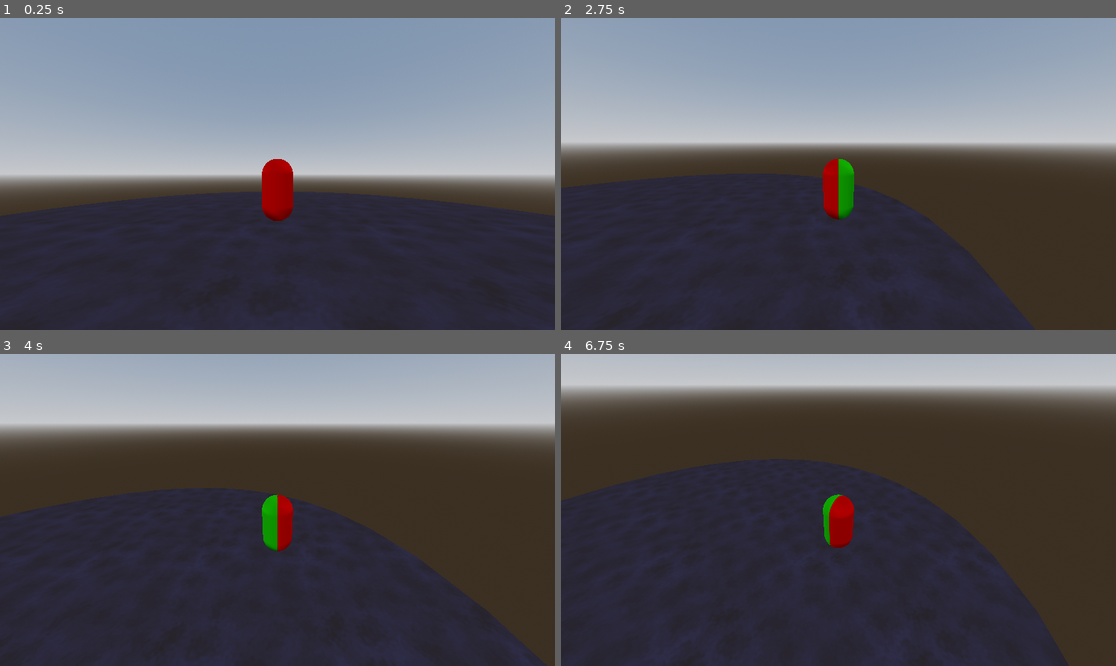
Above: before the commit, frames 1-4 (two rows, left to right).
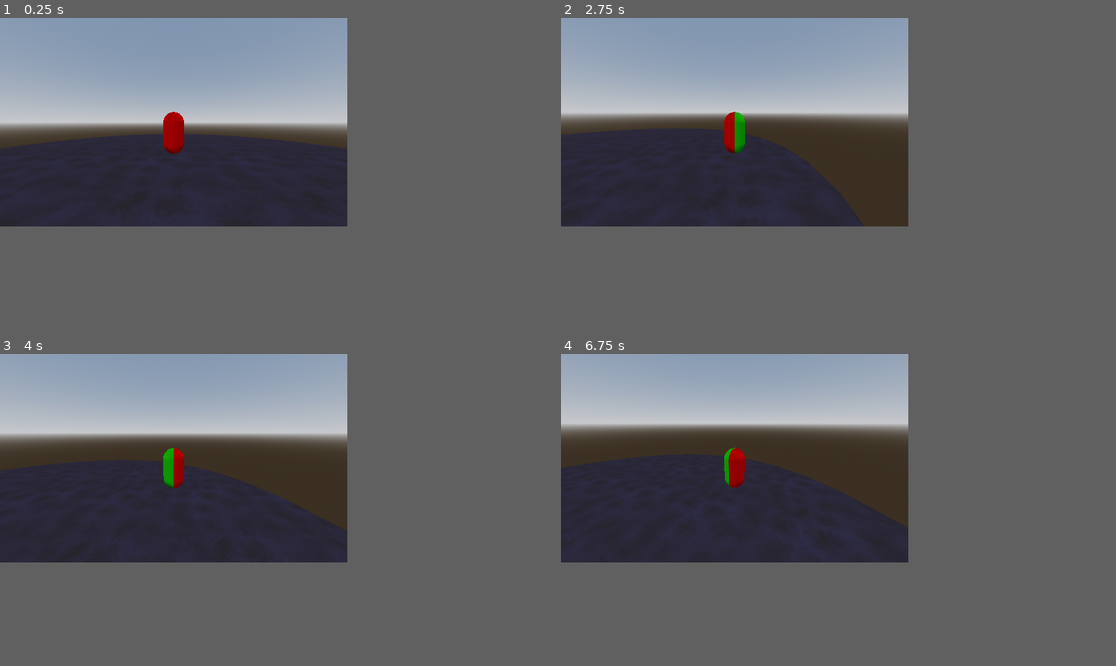
Above: after the commit, the same moments.

Repository: lroberge/permanent-maintenance
Game: Godot game, scene res://arena test.tscn
The game is run twice, just before and just after one commit, with the same random seed, the same clock (stepped at 60 frames per second) and the same inputs.
Inputs (mouse positions are in pixels of both pictures, inside the frame that each line leads up to):
- Up to frame 1 (0.25 s): no input
- Up to frame 2 (2.75 s): tap Enter (ui_accept) at 0.5, 0.77, 2 s; move the mouse to (960, 158) at 0.52 s; hold D (player_right) 0.53-1.25 s; hold Right mouse button (camera_grab) 0.53-1.25 s; click (960, 158) at 0.67 s; drag from (727, 189) to (810, 236) at 1.27 s; move the mouse to (894, 105) at 2.02 s; hold D (player_right) from 2.03 s (still down); hold Right mouse button (camera_grab) from 2.03 s (still down)
- Up to frame 3 (4 s): move the mouse to (271, 516) at 2.77 s; release D (player_right) at 2.78 s; release Right mouse button (camera_grab) at 2.78 s; hold W (player_fwd) 2.78-3.53 s; right-click (271, 516) at 2.85 s; click (271, 516) at 2.92 s; tap Enter (ui_accept) at 3.02, 3.77 s; move the mouse to (444, 556) at 3.52 s; hold A (player_left) from 3.53 s (still down); hold Right mouse button (camera_grab) from 3.53 s (still down)
- Up to frame 4 (6.75 s): move the mouse to (794, 506) at 4.27 s; release A (player_left) at 4.28 s; release Right mouse button (camera_grab) at 4.28 s; hold W (player_fwd) 4.28-5.03 s; right-click (794, 506) at 4.35 s; tap Enter (ui_accept) at 4.52, 6.5 s; move the mouse to (866, 510) at 5.02 s; hold S (player_back) 5.03-5.75 s; hold Right mouse button (camera_grab) 5.03-5.75 s; click (866, 510) at 5.17 s; drag from (755, 432) to (727, 525) at 5.77 s; move the mouse to (960, 494) at 6.52 s; hold W (player_fwd) from 6.53 s (still down); hold Right mouse button (camera_grab) from 6.53 s (still down)
In our replay, the window is 799x449 before the commit and 500x300 after it. These sizes can differ from the game's own. Grey fills any space a smaller window leaves; there, only what the larger window draws over its background counts as a difference.

The runs differ from the first frame. In frame 1, 41% of the frame differs, in the area x 0-100%, y 0-66%; in frame 2, 34%; in frame 3, 23%; in frame 4, 36%.

Commit message:
Test chat-style dialogue formatting
No character color handling implemented yet - it's still all in BBcode tags

Diff:
--- /dev/null
+++ b/ChatBox.tscn
@@ -0,0 +1,78 @@
+[gd_scene load_steps=2 format=3 uid="uid://caljshhui2rts"]
+
+[ext_resource type="Script" path="res://TestChat.gd" id="1_bspcm"]
+
+[node name="ChatBox" type="VBoxContainer"]
+anchors_preset = 15
+anchor_right = 1.0
+anchor_bottom = 1.0
+grow_horizontal = 2
+grow_vertical = 2
+
+[node name="Message List" type="MarginContainer" parent="."]
+layout_mode = 2
+size_flags_vertical = 3
+theme_override_constants/margin_left = 5
+theme_override_constants/margin_top = 5
+theme_override_constants/margin_right = 5
+theme_override_constants/margin_bottom = 5
+
+[node name="Background" type="PanelContainer" parent="Message List"]
+layout_mode = 2
+
+[node name="InnerMargin" type="MarginContainer" parent="Message List/Background"]
+layout_mode = 2
+theme_override_constants/margin_left = 5
+theme_override_constants/margin_top = 5
+theme_override_constants/margin_right = 5
+theme_override_constants/margin_bottom = 5
+script = ExtResource("1_bspcm")
+
+[node name="Scroll" type="ScrollContainer" parent="Message List/Background/InnerMargin"]
+visible = false
+layout_mode = 2
+size_flags_vertical = 3
+horizontal_scroll_mode = 3
+vertical_scroll_mode = 2
+
+[node name="MessagesInnerInnerMargin" type="MarginContainer" parent="Message List/Background/InnerMargin/Scroll"]
+layout_mode = 2
+size_flags_horizontal = 3
+size_flags_vertical = 3
+theme_override_constants/margin_right = 10
+
+[node name="MessagesContainer" type="VBoxContainer" parent="Message List/Background/InnerMargin/Scroll/MessagesInnerInnerMargin"]
+layout_mode = 2
+size_flags_horizontal = 3
+size_flags_vertical = 3
+
+[node name="ChatText" type="RichTextLabel" parent="Message List/Background/InnerMargin"]
+layout_mode = 2
+bbcode_enabled = true
+scroll_following = true
+autowrap_mode = 2
+shortcut_keys_enabled = false
+
+[node name="HBoxContainer" type="HBoxContainer" parent="."]
+layout_mode = 2
+
+[node name="Button" type="Button" parent="HBoxContainer"]
+layout_mode = 2
+toggle_mode = true
+button_pressed = true
+text = "General"
+
+[node name="Button4" type="Button" parent="HBoxContainer"]
+layout_mode = 2
+toggle_mode = true
+text = "Clan"
+
+[node name="Button2" type="Button" parent="HBoxContainer"]
+layout_mode = 2
+toggle_mode = true
+text = "Dialogue"
+
+[node name="Button3" type="Button" parent="HBoxContainer"]
+layout_mode = 2
+toggle_mode = true
+text = "Battle"
--- /dev/null
+++ b/TestChat.gd
@@ -0,0 +1,30 @@
+extends Node
+
+var dialogue
+var msg_template
+
+var dialogue_line: DialogueLine:
+	set(next_dialogue_line):
+		dialogue_line = next_dialogue_line
+		var chatline = ""
+		if not dialogue_line.character.is_empty():
+			chatline += dialogue_line.character + ": "
+		chatline += dialogue_line.text + "\n"
+		$ChatText.append_text(chatline)
+		if dialogue_line.time != null:
+			var time = dialogue_line.text.length() * 0.02 if dialogue_line.time == "auto" else dialogue_line.time.to_float()
+			await get_tree().create_timer(time).timeout
+			next(dialogue_line.next_id)
+
+
+# Called when the node enters the scene tree for the first time.
+func _ready() -> void:
+	dialogue = load("res://test_dialogue.dialogue") as DialogueResource
+	dialogue_line = await dialogue.get_next_dialogue_line("chatting_test")
+
+func next(next_id: String) -> void:
+	self.dialogue_line = await dialogue.get_next_dialogue_line(next_id)
+
+# Called every frame. 'delta' is the elapsed time since the previous frame.
+func _process(delta: float) -> void:
+	pass
--- a/project.godot
+++ b/project.godot
@@ -18,6 +18,11 @@
 [autoload]
 
 DialogueManager="*res://addons/dialogue_manager/dialogue_manager.gd"
+
+[display]
+
+window/size/viewport_width=500
+window/size/viewport_height=300
 
 [editor_plugins]
 
Not shown, changed: test_dialogue.dialogue
